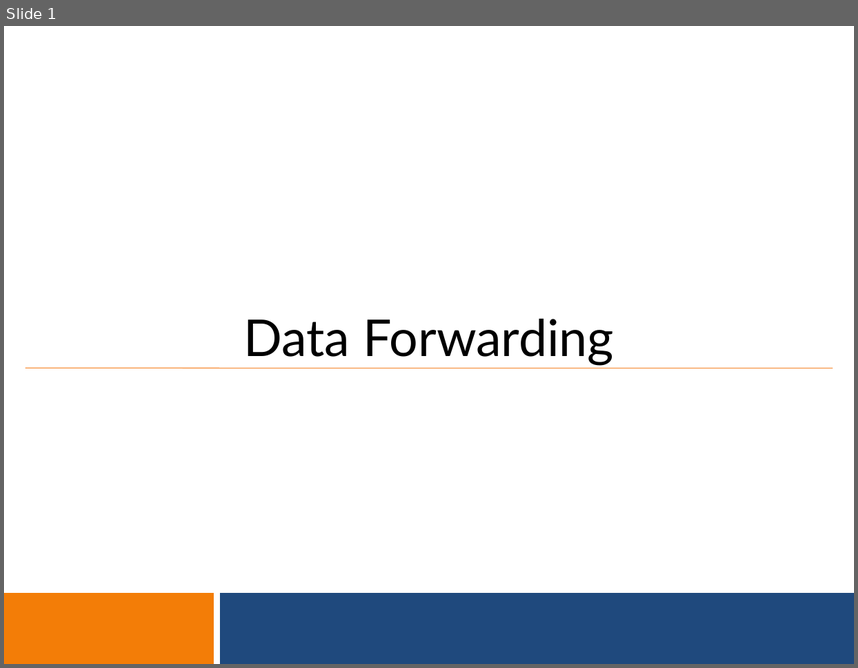
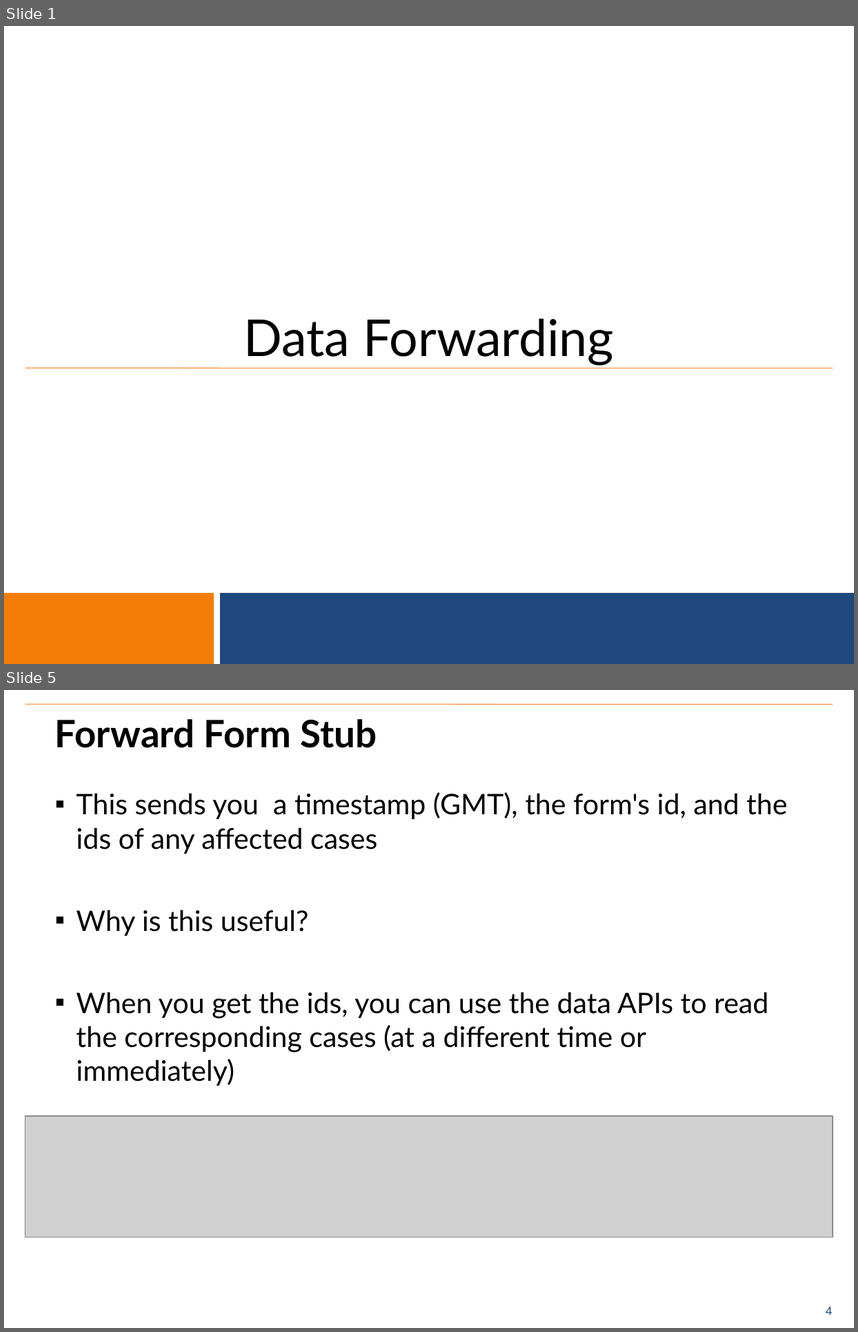
Before and after one commit to benrudolph/exi-training, a slide deck: DataForwarding/data_forwarding.pptx. Shown one above the other, each under a label of ours: slide 1 before the commit, slides 1 and 5 after it; the slides between them are not shown. The pictures are 858x668 and 858x1332 pixels, drawn with LibreOffice and Linux fonts; fonts in the diff are those of the drawing; grey boxes stand for pictures; background and template pictures are left out. Boxes give left, top, right and bottom in pixels: in the first picture for what was removed or moved away, otherwise in the second. Text is boxed around its words. In the diff, an @@ line names an element or a change of style, - is before the commit and + after.

```diff
--- a/DataForwarding/data_forwarding.pptx
+++ b/DataForwarding/data_forwarding.pptx
@@ slide 5 added at [4,690,854,1328], background #FFFFFF; not listed: 1 template element that a slide beside it also shows @@
@@ line added from (25, 704) to (833, 704), #F79646 0.75 pt @@
@@ title added at [55,719,377,748], 32 pt, text #000000, bold @@
+Forward Form Stub
@@ text added at [76,792,787,1085], 24 pt, text #000000 @@
+▪ This sends you a timestamp (GMT), the form's id, and the ids of any affected cases
+▪ Why is this useful?
+▪ When you get the ids, you can use the data APIs to read the corresponding cases (at a different time or immediately)
@@ picture added at [25,1116,833,1236] @@
```
Also in this commit, not shown: 6 other slides added, 3 slides removed, 10 other files.
